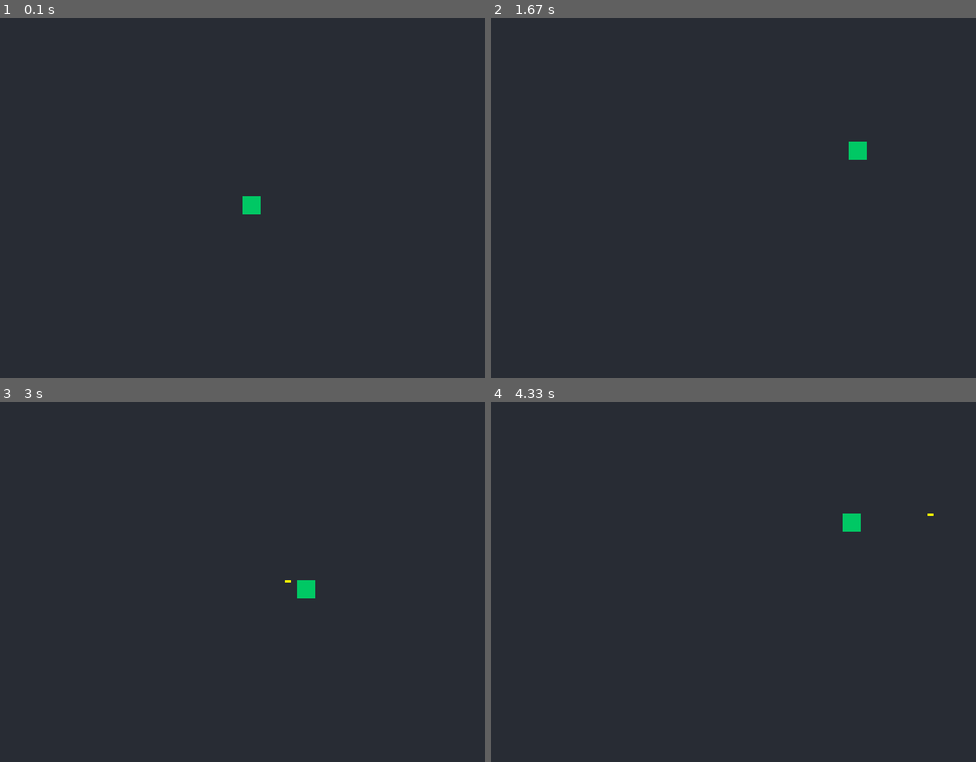
Above: before the commit, frames 1-4 (two rows, left to right).
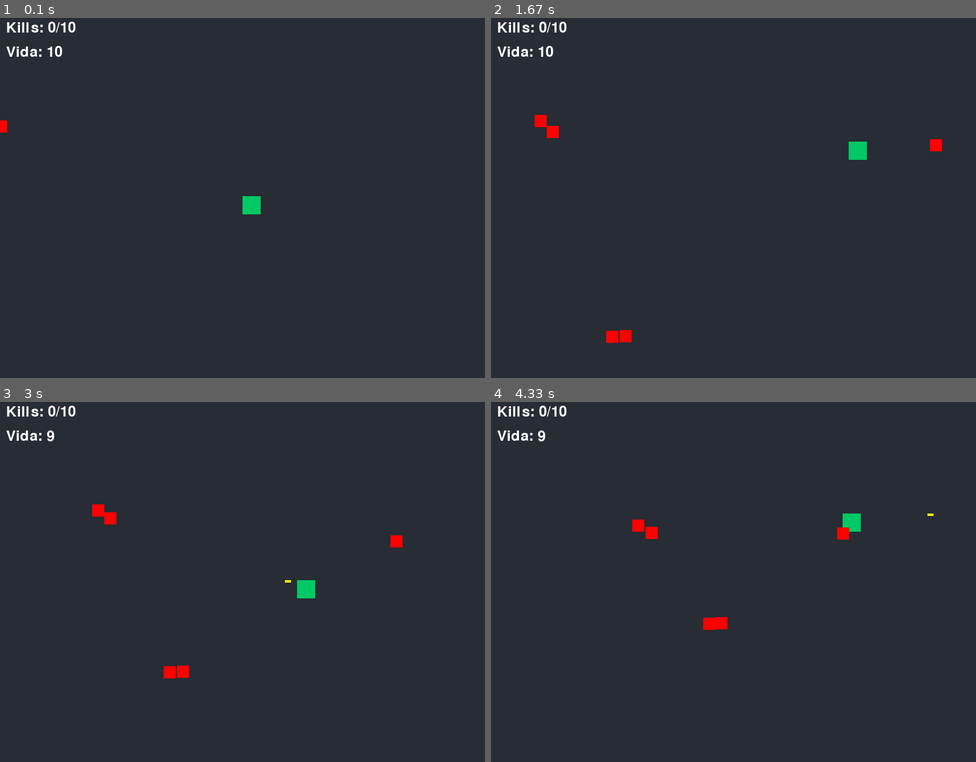
Above: after the commit, the same moments.

Repository: gabrielandrade-95/Projeto-Final-IP-Pygame
Game: pygame game, started from main.py
The game is run twice, just before and just after one commit, with the same random seed, the same clock (stepped at 60 frames per second) and the same inputs.
Inputs:
- Up to frame 1 (0.1 s): no input
- Up to frame 2 (1.67 s): tap Space at 0.33 s; hold Right 0.67-1.13 s; hold Up 1.17-1.47 s; hold Right from 1.5 s (still down)
- Up to frame 3 (3 s): release Right at 1.97 s; hold Left 2-2.53 s; hold Down 2.57-2.87 s; hold Left from 2.9 s (still down); tap Space at 2.97 s
- Up to frame 4 (4.33 s): tap Space at 3.27, 3.4, 3.8, 4.1 s; release Left at 3.3 s; hold Up 3.33-3.7 s; hold Right from 3.73 s (still down)

The runs differ from the first frame. In frame 1, 0.4% of the frame differs, in the area x 0-16%, y 1-32%; in frame 2, 0.8%, in the area x 1-93%, y 1-91%; in frame 3, 0.8%; in frame 4, 0.8%.

Commit message:
Inclui a mecânica da bala dar dano no inimigo e também do inimigo dar dano no player, além disso enfrentei o problema de inimigos estarem andando todos juntos e não possuirem colisão entre si, coloquei um vetor repulsivo caso eles se choquem, reorganizei o arquivo jogo.py, ele tá servindo de base fundamental, também mexi na mecanicaPlayer, adicionei um método de dano no personagem quando o inimigo encontra ele.

Diff:
--- a/Mecanicas/mecanicaPlayer.py
+++ b/Mecanicas/mecanicaPlayer.py
@@ -12,6 +12,11 @@
         self.direcao_da_frente = "direita"  # Inicialmente, o jogador está olhando para a direita
         self.cooldown_tiro = 300  # Tempo em milissegundos (300 = meio segundo)
         self.ultimo_tiro = 0      # Relógio zera quando o jogo começa
+        self.vida_jogador = 10
+
+
+        # Criar o rect para colisões
+        self.rect = pygame.Rect(self.x, self.y, self.largura, self.altura)
 
     def mover(self):
         teclas = pygame.key.get_pressed()
@@ -35,6 +40,21 @@
             if self.y < 570 :
                 self.y += self.velocidade
                 self.direcao_da_frente = "baixo"
+        # atualiza o rect do jogador após o movimento
+        self.rect.x = self.x
+        self.rect.y = self.y
+
+    def dano_jogador(self, grupo_inimigos):
+        tempo_atual = pygame.time.get_ticks()
+
+        for inimigo in grupo_inimigos:
+            if self.rect.colliderect(inimigo.rect):
+
+                if tempo_atual - inimigo.ultimo_dano >= inimigo.cooldown_dano:
+                    self.vida_jogador -= 0.35
+                    inimigo.ultimo_dano = tempo_atual
+                    return True
+        return False
 
     def desenhar(self, tela):
         retangulo = pygame.Rect(self.x, self.y, self.largura, self.altura)
--- a/entidades/novo_inimigo.py
+++ b/entidades/novo_inimigo.py
@@ -1,4 +1,5 @@
 import pygame
+import random
 
 class Inimigo(pygame.sprite.Sprite) :
     def __init__(self, x, y) :
@@ -10,19 +11,47 @@
         self.rect.x = x # retangulo de colisão tem largura X
         self.rect.y = y # retangulo de colisão tem altura Y
 
-        self.velocidade = 2 # Velocidade do inimigo é 2
+        self.velocidade = 1.5 # Velocidade do inimigo é 1.5
 
-    def update(self, jogador): # Método para atualizar a posição do inimigo (seguir o jogador)
+        # Variáveis para controle de dano
+        self.ultimo_dano = 0
+        self.cooldown_dano = 1000 # O inimigo pode causar dano a cada 1 segundo (1000 milissegundos)
+
+
+    def update(self, jogador, grupo_inimigos): # Método para atualizar a posição do inimigo (seguir o jogador)
         # O método recebe o player como parâmetro, pois serão utilizadas as coordenadas dele para calcular o movimento do inimigo
 
         dx = jogador.rect.centerx - self.rect.centerx
         dy = jogador.rect.centery - self.rect.centery
-
         distancia = (dx**2 + dy**2) ** 0.5
 
         if distancia != 0:
             dx /= distancia
             dy /= distancia
 
-        self.rect.x += dx * self.velocidade
-        self.rect.y += dy * self.velocidade
+        vel_x = dx * self.velocidade
+        vel_y = dy * self.velocidade
+
+        # Repulsão com outros inimigos
+        for inimigo in grupo_inimigos:
+            if inimigo != self and self.rect.colliderect(inimigo.rect):
+                # Calcula vetor de repulsão
+                distancia_x = self.rect.centerx - inimigo.rect.centerx
+                distancia_y = self.rect.centery - inimigo.rect.centery
+                dist = (distancia_x**2 + distancia_y**2) ** 0.5
+
+                if dist != 0:
+                    # Afasta na direção oposta
+                    vel_x += (distancia_x / dist) * 3  # força de repulsão = 3
+                    vel_y += (distancia_y / dist) * 3
+
+        self.rect.x += vel_x
+        self.rect.y += vel_y
+
+    def dano_inimigo (self, projetil):
+        if self.rect.colliderect(projetil.rect): # Se o retângulo do inimigo colidir com o retângulo do projetil
+
+            self.kill() # Mata o inimigo
+            projetil.kill() # Mata o projetil
+            return True
+        return False
--- a/sistemas/jogo.py
+++ b/sistemas/jogo.py
@@ -1,9 +1,9 @@
 import pygame
 import sys
+import random
 from Mecanicas.mecanicaPlayer import Jogador
 from entidades.projetil import Projetil
-
-
+from entidades.novo_inimigo import Inimigo
 
 class Jogo:
     def __init__(self):
@@ -15,7 +15,17 @@
 
         # Cria o jogador usando a classe que veio da Mecanicas
         self.player = Jogador(400, 300)
-        self.grupo_projeteis = pygame.sprite.Group() #grupo para armazenar os projeteis serve para atualizar e desenhar todos os projeteis de uma vez
+
+        #grupos de sprites para os projeteis e inimigos
+        self.grupo_projeteis = pygame.sprite.Group()
+        self.grupo_inimigos = pygame.sprite.Group()
+
+        #contadores e estados
+        self.kills = 0
+        self.fase_completa = False
+
+        #spawna a primeira onda
+        self.onda_inimigos(self.grupo_inimigos, self.player) # criando a primeira onda de inimigos
 
     def rodar(self):
         # loop
@@ -47,22 +57,84 @@
                         self.grupo_projeteis.add(novo_tiro)
                         self.player.ultimo_tiro = tempo_atual
 
-    def update(self):
-        # calculando o movimento do jogador
+    def onda_inimigos(self, grupo_inimigos, jogador): # Método para criar uma onda de inimigos
+        if len(grupo_inimigos) < 5: # Se tiver menos de 5 inimigos na tela
+            x = 0
+            y = 0
+            borda = random.choice(["topo", "baixo", "esquerda", "direita"]) # Escolhe uma borda aleatória para o inimigo aparecer
+            if borda == "esquerda":
+                x, y = -20, random.randint(0, 580)
+            elif borda == "direita":
+                x, y = 820, random.randint(0, 580)
+            elif borda == "topo":
+                x, y = random.randint(0, 780), -20
+            else:
+                x, y = random.randint(0, 780), 620
+
+            novo_inimigo = Inimigo(x, y)
+            grupo_inimigos.add(novo_inimigo)
+
+    #verifica se o projetil colidiu com algum inimigo
+    def checar_colisoes(self):
+        for projetil in self.grupo_projeteis:
+            for inimigo in self.grupo_inimigos:
+                if inimigo.dano_inimigo(projetil):
+                    self.kills += 1
+
+    def checar_vida(self):
+        if self.player.vida_jogador <= 0:
+            return True
+        return False
+
+    def atualizar(self):
+        if self.player.vida_jogador <= 0:
+            self.rodando = False
+            return  # ← SAI DA FUNÇÃO AQUI
+
+        # Movimento
         self.player.mover()
-        # atualizando os projeteis
         self.grupo_projeteis.update()
+
+        # Colisões
+        self.checar_colisoes()
+        self.player.dano_jogador(self.grupo_inimigos)
+
+        # Atualizar inimigos (movimento + repulsão)
+        for inimigo in self.grupo_inimigos:
+            inimigo.update(self.player, self.grupo_inimigos)
+
+        # Estados
+        if self.kills >= 10:
+            self.fase_completa = True
+            self.grupo_inimigos.empty()
+
+        # Spawn de inimigos
+        if not self.fase_completa:
+            self.onda_inimigos(self.grupo_inimigos, self.player)
 
     def desenhar(self):
         self.tela.fill((40, 44, 52)) # cor de fundo
+        #desenhar sprites
+        self.player.desenhar(self.tela)
+        self.grupo_projeteis.draw(self.tela)
+        self.grupo_inimigos.draw(self.tela)
 
-        self.player.desenhar(self.tela) # desenha o jogador
+        #hud (texto de kills e fase)
+        fonte = pygame.font.SysFont(None, 36)
+        kills_texto = fonte.render(f"Kills: {self.kills}/10", True, (255, 255, 255))
+        vida_texto = fonte.render(f"Vida: {int(self.player.vida_jogador)}", True, (255, 255, 255))
+        self.tela.blit(vida_texto, (10, 50))
+        self.tela.blit(kills_texto, (10, 10))
 
-        # desenha os projeteis do grupo
-        self.grupo_projeteis.draw(self.tela)
+        #mensagem de fase completa
+        if self.fase_completa:
+            fase_texto = fonte.render("Você venceu! Colete a pistola!", True, (0, 255, 0))
+            self.tela.blit(fase_texto, (200, 50))
+
+        # Mensagem de derrota
+        if self.player.vida_jogador <= 0:
+            fonte_grande = pygame.font.SysFont(None, 72)
+            texto_fim = fonte_grande.render("Game Over", True, (255, 0, 0))
+            self.tela.blit(texto_fim, (200, 250))
 
         pygame.display.flip()
-
-    def atualizar(self):
-        self.player.mover()
-        self.grupo_projeteis.update()
